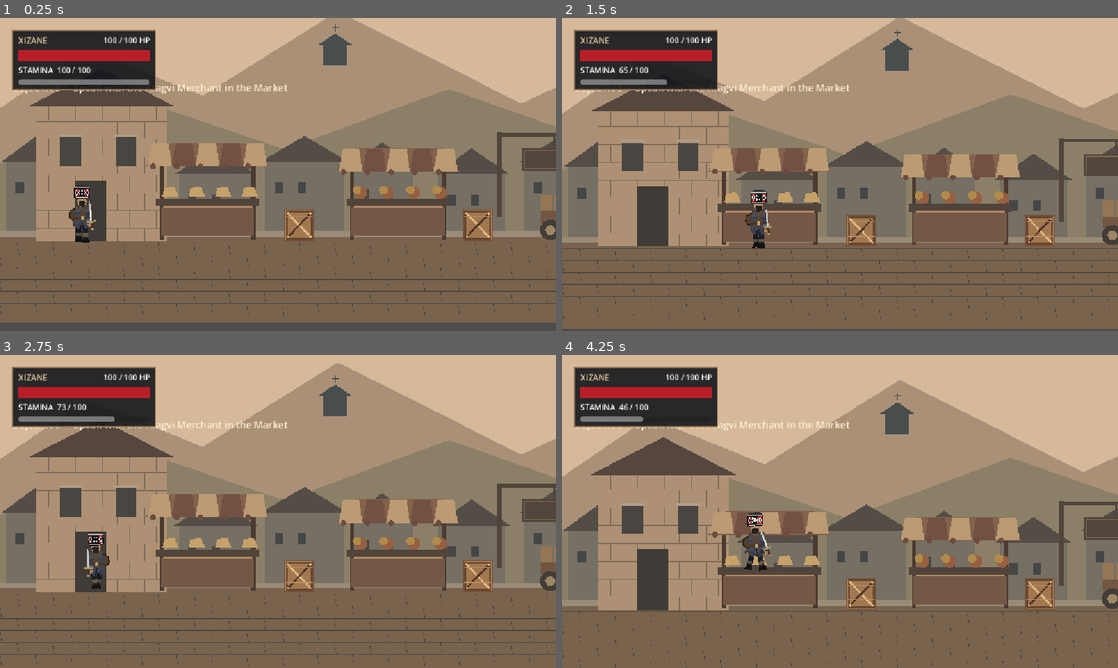
Above: before the commit, frames 1-4 (two rows, left to right).
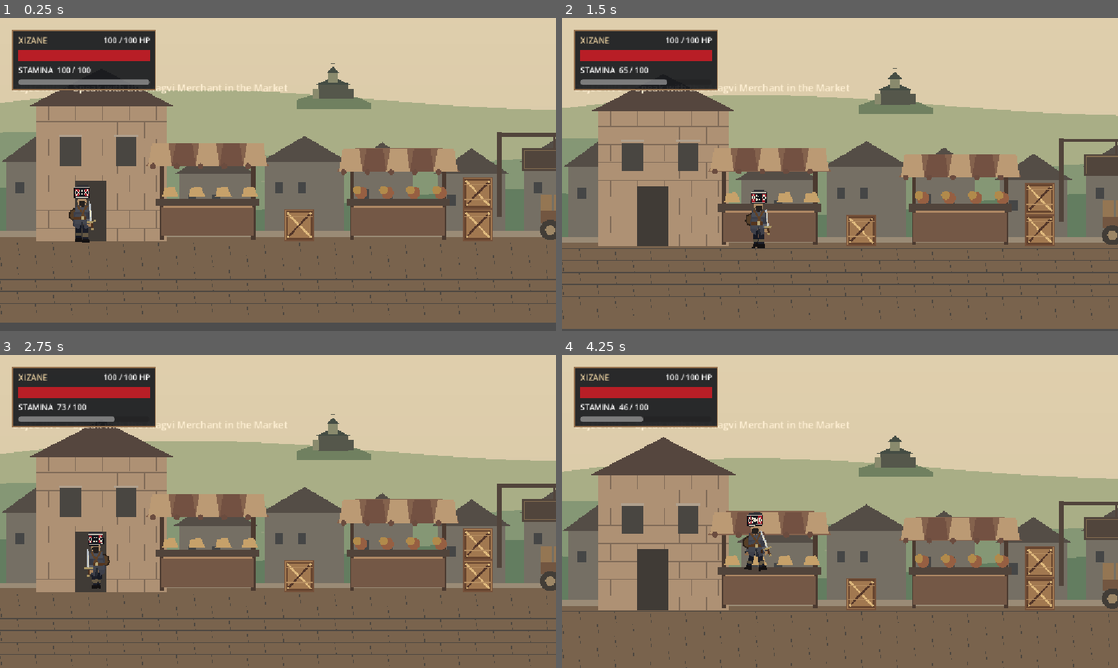
Above: after the commit, the same moments.

Repository: Mikheil-Flammifer/mountain-remembers-godot
Game: Godot game, scene res://scenes/levels/mtskheta/market.tscn
Two runs of this game, one before a commit and one after it. Both use one fixed random seed, a clock stepped at 60 frames per second and the inputs below. This scene is started directly instead of the project's main scene.
Inputs (mouse positions are in pixels of both pictures, inside the frame that each line leads up to):
- Up to frame 1 (0.25 s): no input
- Up to frame 2 (1.5 s): tap Enter at 0.5 s; move the mouse to (962, 158) at 0.52 s; hold D (move_right) 0.53-1.25 s; tap Space (jump) at 0.6, 0.77, 1.07 s; click (962, 158) at 0.67 s; drag from (728, 190) to (600, 230) at 1.27 s
- Up to frame 3 (2.75 s): move the mouse to (333, 442) at 2.02 s; hold A (move_left) from 2.03 s (still down); hold E (talk) from 2.03 s (still down); tap Space (jump) at 2.3 s
- Up to frame 4 (4.25 s): release A (move_left) at 2.75 s; release E (talk) at 2.75 s; drag from (812, 574) to (673, 464) at 2.77 s; move the mouse to (1006, 558) at 3.52 s; hold D (move_right) from 3.53 s (still down); hold Ctrl from 3.53 s (still down); tap Space (jump) at 3.77, 3.8, 4.07 s

The runs differ from the first frame. In frame 1, 22% of the frame differs, in the area x 0-100%, y 0-68%; in frame 2, 22%; in frame 3, 22%; in frame 4, 23%, in the area x 0-100%, y 8-79%.

Commit message:
Improve Mtskheta landscapes and fix Terraces to North Road transition

Diff:
--- a/scenes/levels/mtskheta/market.tscn
+++ b/scenes/levels/mtskheta/market.tscn
@@ -11,6 +11,8 @@
 
 [ext_resource type="PackedScene" path="res://scenes/obstacles/wooden_crate.tscn" id="7_crate"]
 [ext_resource type="PackedScene" path="res://scenes/obstacles/market_stand.tscn" id="8_stand"]
+[ext_resource type="PackedScene" path="res://scenes/traps/thorn_patch.tscn" id="9_thorns"]
+
 [sub_resource type="RectangleShape2D" id="ground_shape"]
 size = Vector2(2400, 160)
 
@@ -45,24 +47,53 @@
 [node name="SpawnFromTerraces" parent="." instance=ExtResource("4_spawn")]
 position = Vector2(2050, 602)
 spawn_id = "from_terraces"
+
 [node name="ToTerraces" parent="." instance=ExtResource("5_exit")]
 target_spawn_id = "from_market"
 target_scene = "res://scenes/levels/mtskheta/terraces.tscn"
 position = Vector2(2310, 570)
-position = Vector2(2310, 570)
 
-
+; Introductory single crate (one jump).
 [node name="MarketCrateA" parent="." instance=ExtResource("7_crate")]
 position = Vector2(620, 617)
 
+; Two-crate vertical stack: jump to the first, then the second.
 [node name="MarketCrateB" parent="." instance=ExtResource("7_crate")]
 position = Vector2(990, 617)
 
+[node name="MarketCrateBTop" parent="." instance=ExtResource("7_crate")]
+position = Vector2(990, 551)
+
+; Thorn trap in the central passage. Jump over it or use the stand.
+[node name="MarketThornsA" parent="." instance=ExtResource("9_thorns")]
+position = Vector2(1360, 637)
+
+[node name="GoodsStandA" parent="." instance=ExtResource("8_stand")]
+position = Vector2(1510, 650)
+
+; Three-tier staircase: 1 -> 2 -> 3 crates high, traversable by successive jumps.
+[node name="MarketSteps1" parent="." instance=ExtResource("7_crate")]
+position = Vector2(1640, 617)
+
+[node name="MarketSteps2Base" parent="." instance=ExtResource("7_crate")]
+position = Vector2(1702, 617)
+
+[node name="MarketSteps2Top" parent="." instance=ExtResource("7_crate")]
+position = Vector2(1702, 551)
+
+[node name="MarketSteps3Base" parent="." instance=ExtResource("7_crate")]
+position = Vector2(1764, 617)
+
+[node name="MarketSteps3Middle" parent="." instance=ExtResource("7_crate")]
+position = Vector2(1764, 551)
+
+[node name="MarketSteps3Top" parent="." instance=ExtResource("7_crate")]
+position = Vector2(1764, 485)
+
+; Return to an easy single crate before the eastern entrance.
 [node name="MarketCrateC" parent="." instance=ExtResource("7_crate")]
 position = Vector2(1910, 617)
 
-[node name="GoodsStandA" parent="." instance=ExtResource("8_stand")]
-position = Vector2(1510, 650)
 [node name="LeftWorldWall" type="StaticBody2D" parent="."]
 position = Vector2(-16, 300)
 collision_layer = 1
@@ -87,24 +118,13 @@
 target_spawn_id = "from_market"
 target_scene = "res://scenes/levels/mtskheta/streets.tscn"
 position = Vector2(80, 570)
-position = Vector2(80, 570)
 
-[node name="
-AragviMerchant
-" type="Node2D" parent="."]
-position = Vector2(
-1250
-, 650)
+[node name="AragviMerchant" type="Node2D" parent="."]
+position = Vector2(1250, 650)
 script = ExtResource("invest_npc")
-npc_id = "
-aragvi_merchant
-"
-display_name = "
-Aragvi Merchant
-"
-cloak_color = Color(
-0.40, 0.30, 0.23, 1
-)
+npc_id = "aragvi_merchant"
+display_name = "Aragvi Merchant"
+cloak_color = Color(0.40, 0.30, 0.23, 1)
 
 [node name="InvestigationController" type="Node" parent="."]
 script = ExtResource("invest_controller")
--- a/scripts/levels/mtskheta/cathedral_level.gd
+++ b/scripts/levels/mtskheta/cathedral_level.gd
@@ -1,4 +1,6 @@
 extends Node2D
+# SHARED_WARM_GREEN_LANDSCAPE
+const Landscape = preload("res://scripts/levels/mtskheta/shared/mtskheta_landscape.gd")
 
 ## Svetitskhoveli Cathedral environment.
 ##
@@ -78,54 +80,8 @@
 	_draw_foreground()
 
 func _draw_background() -> void:
-	draw_rect(
-		Rect2(
-			-200.0,
-			-300.0,
-			level_width + 400.0,
-			1100.0
-		),
-		SKY
-	)
-
-	var far_mountains := PackedVector2Array([
-		Vector2(-200.0, 390.0),
-		Vector2(160.0, 245.0),
-		Vector2(430.0, 350.0),
-		Vector2(760.0, 210.0),
-		Vector2(1080.0, 345.0),
-		Vector2(1470.0, 205.0),
-		Vector2(1770.0, 340.0),
-		Vector2(2140.0, 230.0),
-		Vector2(2600.0, 360.0),
-		Vector2(2600.0, ground_y),
-		Vector2(-200.0, ground_y)
-	])
-
-	draw_colored_polygon(
-		far_mountains,
-		MOUNTAIN_FAR
-	)
-
-	var near_mountains := PackedVector2Array([
-		Vector2(-200.0, 500.0),
-		Vector2(160.0, 390.0),
-		Vector2(480.0, 475.0),
-		Vector2(790.0, 350.0),
-		Vector2(1150.0, 480.0),
-		Vector2(1510.0, 370.0),
-		Vector2(1820.0, 490.0),
-		Vector2(2150.0, 390.0),
-		Vector2(2600.0, 510.0),
-		Vector2(2600.0, ground_y),
-		Vector2(-200.0, ground_y)
-	])
-
-	draw_colored_polygon(
-		near_mountains,
-		MOUNTAIN_NEAR
-	)
-
+	# Landscape only; the existing detailed cathedral drawing is untouched.
+	Landscape.draw_landscape(self, level_width, ground_y, 0.64)
 
 func _draw_courtyard() -> void:
 	draw_rect(
--- a/scripts/levels/mtskheta/market_level.gd
+++ b/scripts/levels/mtskheta/market_level.gd
@@ -1,4 +1,6 @@
 extends Node2D
+# SHARED_WARM_GREEN_LANDSCAPE
+const Landscape = preload("res://scripts/levels/mtskheta/shared/mtskheta_landscape.gd")
 ## Side-on, layered medieval Georgian market. Purely visual: no collisions or exits.
 ## Behind NPCs (-2) and Xizane (0).
 
@@ -23,7 +25,6 @@
 	# Buildings frame the market; the square itself stays open around the player.
 	_draw_house(75.0, 270.0, 365.0)
 	_draw_house(1840.0, 385.0, 370.0)
-	_draw_tower(2110.0)
 	for item: Dictionary in [
 		{"x": 320.0, "w": 220.0, "type": 0},
 		{"x": 715.0, "w": 220.0, "type": 1},
@@ -35,26 +36,9 @@
 	_draw_market_sign()
 
 func _draw_landscape() -> void:
-	draw_rect(Rect2(0, -520, 2400, 1170), SKY)
-	draw_colored_polygon(PackedVector2Array([
-		Vector2(0, 375), Vector2(180, 252), Vector2(420, 349),
-		Vector2(700, 174), Vector2(1080, 365), Vector2(1420, 208),
-		Vector2(1750, 372), Vector2(2130, 230), Vector2(2400, 355),
-		Vector2(2400, 650), Vector2(0, 650)
-	]), DISTANT)
-	draw_colored_polygon(PackedVector2Array([
-		Vector2(0, 490), Vector2(310, 365), Vector2(590, 460),
-		Vector2(930, 335), Vector2(1300, 465), Vector2(1650, 356),
-		Vector2(1980, 450), Vector2(2400, 360), Vector2(2400, 650),
-		Vector2(0, 650)
-	]), MOUNTAIN)
-	# Small Jvari-inspired hilltop silhouette, not an exact architectural replica.
-	draw_rect(Rect2(670, 242, 50, 44), Color("#494e4e"))
-	draw_colored_polygon(PackedVector2Array([
-		Vector2(659, 244), Vector2(695, 220), Vector2(730, 244)
-	]), Color("#484d4d"))
-	draw_line(Vector2(695, 216), Vector2(695, 201), Color("#484d4d"), 3.0)
-	draw_line(Vector2(687, 207), Vector2(703, 207), Color("#484d4d"), 2.0)
+	Landscape.draw_landscape(self, 2400.0, 650.0, 0.1)
+	# Jvari remains a distant landmark, not a generic fortification.
+	Landscape.draw_jvari(self, 690.0, 350.0, 0.83)
 
 func _draw_distant_town() -> void:
 	for i: int in range(14):
--- a/scripts/levels/mtskheta/north_road_level.gd
+++ b/scripts/levels/mtskheta/north_road_level.gd
@@ -1,4 +1,6 @@
 extends Node2D
+# SHARED_WARM_GREEN_LANDSCAPE
+const Landscape = preload("res://scripts/levels/mtskheta/shared/mtskheta_landscape.gd")
 
 ## Mtskheta's southern foothill road, late summer / early autumn.
 ## The forest becomes cold and sparse only in later highland regions.
@@ -21,30 +23,7 @@
 
 
 func _draw() -> void:
-	# Warm open sky and a low sun; no cold blue-green wash.
-	draw_rect(Rect2(0, -550, 2400, 1370), SKY)
-	draw_circle(Vector2(1920, 20), 125, Color("#f8d6a4", 0.48))
-	draw_circle(Vector2(1920, 20), 63, Color("#f9dda8", 0.78))
-	draw_rect(Rect2(0, 130, 2400, 520), Color("#e1b18b", 0.22))
-
-	draw_colored_polygon(PackedVector2Array([
-		Vector2(0, 450), Vector2(270, 235), Vector2(515, 375),
-		Vector2(875, 190), Vector2(1160, 370), Vector2(1530, 180),
-		Vector2(1890, 390), Vector2(2180, 200), Vector2(2400, 335),
-		Vector2(2400, 650), Vector2(0, 650)
-	]), FAR_HILL)
-	draw_colored_polygon(PackedVector2Array([
-		Vector2(0, 500), Vector2(300, 345), Vector2(640, 475),
-		Vector2(995, 320), Vector2(1300, 455), Vector2(1740, 305),
-		Vector2(2080, 455), Vector2(2400, 340),
-		Vector2(2400, 650), Vector2(0, 650)
-	]), MID_HILL)
-	draw_colored_polygon(PackedVector2Array([
-		Vector2(0, 585), Vector2(360, 465), Vector2(650, 560),
-		Vector2(1040, 440), Vector2(1430, 575), Vector2(1740, 445),
-		Vector2(2100, 565), Vector2(2400, 485),
-		Vector2(2400, 650), Vector2(0, 650)
-	]), NEAR_HILL)
+	Landscape.draw_landscape(self, 2400.0, 650.0, 0.92)
 
 	# Faint ridge lines and distant farm terraces.
 	for i in range(9):
--- /dev/null
+++ b/scripts/levels/mtskheta/shared/mtskheta_landscape.gd
@@ -0,0 +1,77 @@
+extends RefCounted
+## Shared hand-drawn landscape for outdoor Mtskheta scenes.
+## Warm sage/olive hills with smooth, sampled ridge curves.
+## Decorative only; never creates collision shapes.
+
+const SKY_TOP := Color("#e9d8b7")
+const SKY_HORIZON := Color("#d7c7a5")
+const HILL_FAR := Color("#a9ae86")
+const HILL_MIDDLE := Color("#859775")
+const HILL_NEAR := Color("#637d60")
+const RIDGE_LIGHT := Color("#d8c7a3")
+
+static func draw_landscape(canvas: CanvasItem, width: float, ground_y: float, variant: float = 0.0) -> void:
+	# A restrained warm gradient; avoid a cold blue-green filter.
+	var top: float = -560.0
+	var bottom: float = ground_y + 15.0
+	var strips: int = 30
+	for i in range(strips):
+		var t: float = float(i) / float(strips - 1)
+		var y: float = lerpf(top, bottom, t)
+		canvas.draw_rect(Rect2(0.0, y, width, (bottom - top) / float(strips) + 2.0), SKY_TOP.lerp(SKY_HORIZON, t))
+
+	# Back-to-front bands: rounded slopes, irregular but never sawtooth peaks.
+	_draw_ridge(canvas, width, ground_y, 382.0, 56.0, 480.0, 0.4 + variant, HILL_FAR)
+	_draw_ridge(canvas, width, ground_y, 462.0, 55.0, 405.0, 1.7 + variant * 0.7, HILL_MIDDLE)
+	_draw_ridge(canvas, width, ground_y, 550.0, 42.0, 330.0, 2.8 + variant * 0.5, HILL_NEAR)
+
+	# Faint contour line emphasizes the rolling ridge without visual noise.
+	for n in range(6):
+		var x: float = 140.0 + float(n) * (width / 6.0)
+		var y: float = 516.0 + 11.0 * sin(x / 310.0 + variant)
+		canvas.draw_line(Vector2(x, y), Vector2(minf(x + 68.0, width), y + 3.0), Color(RIDGE_LIGHT, 0.17), 1.0)
+
+static func _ridge_y(x: float, base_y: float, amplitude: float, wavelength: float, phase: float) -> float:
+	var a: float = sin((x / wavelength) + phase)
+	var b: float = sin((x / (wavelength * 0.49)) + phase * 0.67)
+	var c: float = sin((x / (wavelength * 1.9)) - phase * 0.41)
+	return base_y - amplitude * (0.55 * a + 0.27 * b + 0.18 * c)
+
+static func _draw_ridge(canvas: CanvasItem, width: float, ground_y: float, base_y: float, amplitude: float, wavelength: float, phase: float, tint: Color) -> void:
+	var points := PackedVector2Array()
+	points.append(Vector2(0.0, ground_y + 30.0))
+	var count: int = ceili(width / 18.0)
+	for i in range(count + 1):
+		var x: float = minf(float(i) * 18.0, width)
+		points.append(Vector2(x, _ridge_y(x, base_y, amplitude, wavelength, phase)))
+	points.append(Vector2(width, ground_y + 30.0))
+	canvas.draw_colored_polygon(points, tint)
+
+static func draw_jvari(canvas: CanvasItem, x: float, base_y: float, scale_value: float = 1.0) -> void:
+	# Distant Jvari cross-in-square church: low pitched roofs, raised central drum.
+	# Stylized silhouette, not an exact architectural elevation.
+	var offset := Vector2(x, base_y)
+	canvas.draw_set_transform(offset, 0.0, Vector2.ONE * scale_value)
+	var stone := Color("#55574b")
+	var sunlit := Color("#898a6d")
+	var roof := Color("#454d44")
+	canvas.draw_colored_polygon(PackedVector2Array([
+		Vector2(-90, 9), Vector2(-54, -3), Vector2(-20, -12),
+		Vector2(24, -9), Vector2(67, 5), Vector2(96, 18),
+		Vector2(96, 31), Vector2(-90, 31)
+	]), Color("#708060"))
+	# Side apses and compact rectangular nave.
+	canvas.draw_rect(Rect2(-37, -28, 74, 36), stone)
+	canvas.draw_rect(Rect2(-51, -19, 16, 26), sunlit)
+	canvas.draw_rect(Rect2(36, -19, 16, 26), stone)
+	canvas.draw_colored_polygon(PackedVector2Array([
+		Vector2(-45, -28), Vector2(0, -48), Vector2(45, -28)
+	]), roof)
+	# Squat faceted drum with pitched roof and cross.
+	canvas.draw_rect(Rect2(-13, -57, 26, 23), sunlit)
+	canvas.draw_colored_polygon(PackedVector2Array([
+		Vector2(-18, -57), Vector2(0, -74), Vector2(18, -57)
+	]), roof)
+	canvas.draw_line(Vector2(0, -86), Vector2(0, -73), stone, 2.3)
+	canvas.draw_line(Vector2(-5, -82), Vector2(5, -82), stone, 2.0)
+	canvas.draw_set_transform(Vector2.ZERO, 0.0, Vector2.ONE)
--- a/scripts/levels/mtskheta/streets_level.gd
+++ b/scripts/levels/mtskheta/streets_level.gd
@@ -1,4 +1,6 @@
 extends Node2D
+# SHARED_WARM_GREEN_LANDSCAPE
+const Landscape = preload("res://scripts/levels/mtskheta/shared/mtskheta_landscape.gd")
 ## Historic Mtskheta-inspired stone-lane silhouettes. Drawing only.
 ## This is an artistic interpretation, not a reconstruction of a specific century.
 
@@ -33,19 +35,7 @@
 	_draw_well(1830.0)
 
 func _draw_hills() -> void:
-	draw_rect(Rect2(0, -520, 2400, 1180), SKY)
-	draw_colored_polygon(PackedVector2Array([
-		Vector2(0, 430), Vector2(280, 280), Vector2(590, 410),
-		Vector2(920, 220), Vector2(1170, 390), Vector2(1540, 245),
-		Vector2(1880, 401), Vector2(2170, 268), Vector2(2400, 350),
-		Vector2(2400, 650), Vector2(0, 650)
-	]), Color("#b09a7f"))
-	draw_colored_polygon(PackedVector2Array([
-		Vector2(0, 494), Vector2(220, 396), Vector2(580, 470),
-		Vector2(975, 364), Vector2(1310, 476), Vector2(1760, 352),
-		Vector2(2070, 476), Vector2(2400, 378), Vector2(2400, 650),
-		Vector2(0, 650)
-	]), HILLS)
+	Landscape.draw_landscape(self, 2400.0, 650.0, 0.45)
 
 func _draw_cathedral_silhouette() -> void:
 	# A distant Svetitskhoveli-inspired church dome, visible above the old lanes.
--- a/scripts/levels/mtskheta_environment.gd
+++ b/scripts/levels/mtskheta_environment.gd
@@ -1,4 +1,6 @@
 extends Node2D
+# SHARED_WARM_GREEN_LANDSCAPE
+const Landscape = preload("res://scripts/levels/mtskheta/shared/mtskheta_landscape.gd")
 ## Lightweight hand-drawn scenery for the Mtskheta prototype.
 ## No textures or expensive effects; everything is local to this level.
 
@@ -10,11 +12,7 @@
 
 
 func _draw() -> void:
-	# Sky and distant ridges.
-	draw_rect(Rect2(0, -900, WIDTH, 1550), Color("c4ba9d"))
-	_draw_ridge(300.0, 135.0, 0.012, Color("919a92"), 0.0)
-	_draw_ridge(390.0, 95.0, 0.019, Color("74837d"), 1.8)
-	_draw_ridge(465.0, 62.0, 0.028, Color("536b67"), 3.5)
+	Landscape.draw_landscape(self, WIDTH, FLOOR_Y, 0.2)
 	# A soft river through the bottom of the image; terrain is in front.
 	draw_rect(Rect2(0, 590, WIDTH, 230), Color("476b75"))
 	for n in range(30):
Not shown: 1 places in scenes/levels/mtskheta/market.tscn that only renumber resources
Not shown, added: scripts/levels/mtskheta/shared/mtskheta_landscape.gd.uid
